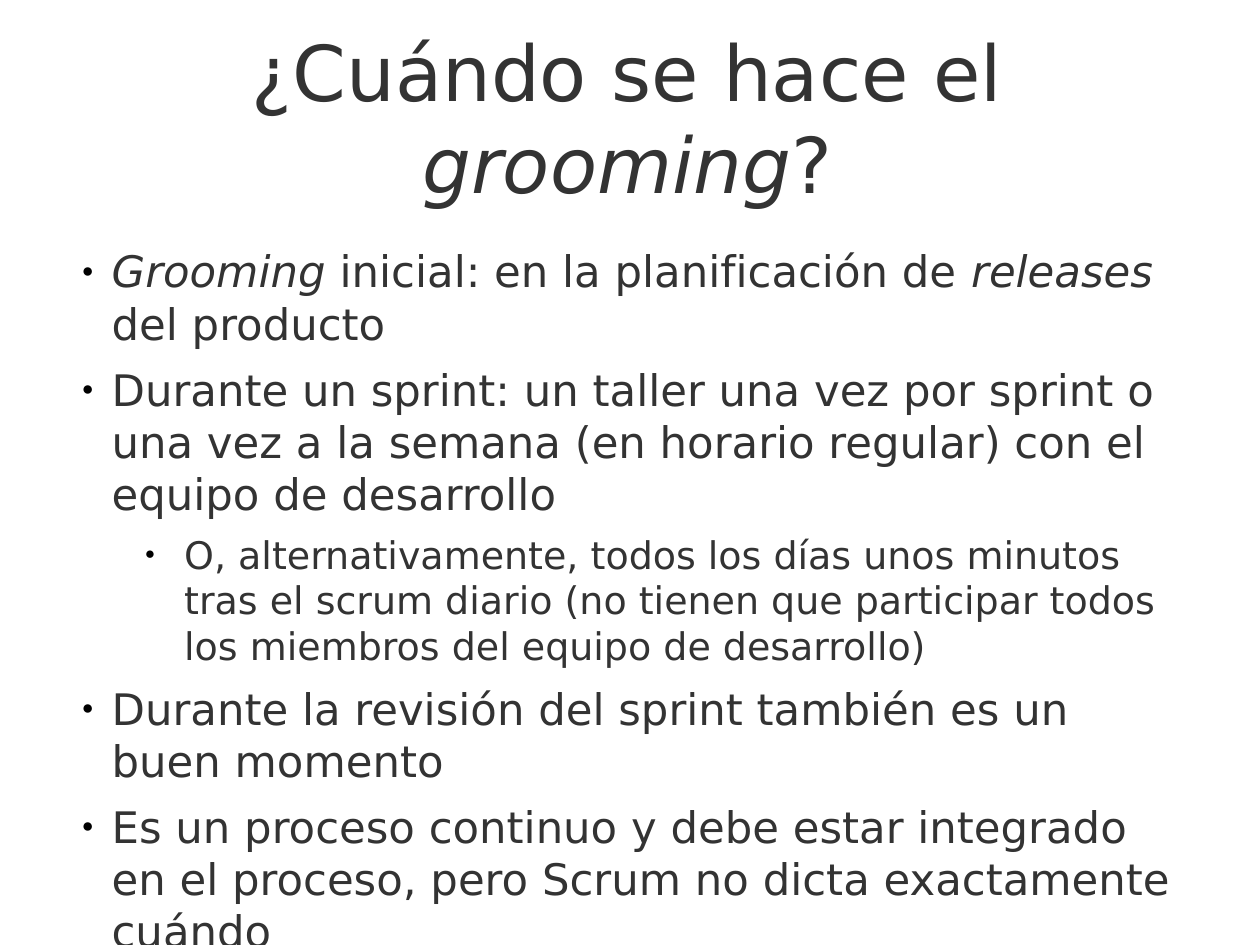
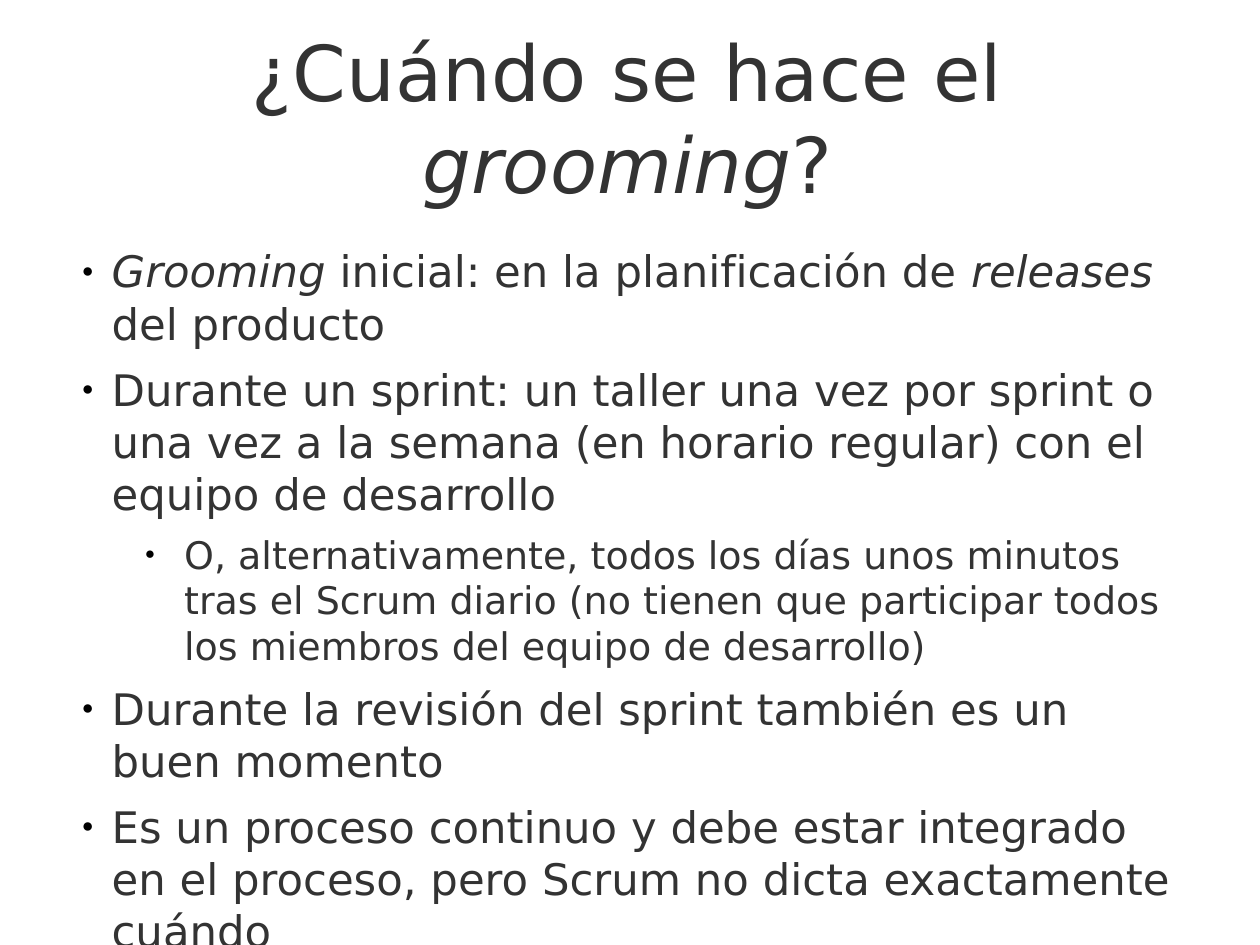
Before and after one commit to UNIZAR-30248-GeProSoft/scrum-slides, a slide deck: slide 15 of 7i_GPS-S05-Scrum-PilaDelProducto.odp. Drawn at 1260x945 pixels with LibreOffice and Linux fonts; fonts in the diff are those of the drawing; background and template pictures are left out. Boxes give left, top, right and bottom in pixels: in the first picture for what was removed or moved away, otherwise in the second. Text is boxed around its words. In the diff, an @@ line names an element or a change of style, - is before the commit and + after.

```diff
--- a/7i_GPS-S05-Scrum-PilaDelProducto.odp
+++ b/7i_GPS-S05-Scrum-PilaDelProducto.odp
@@ text at [184,538,1159,668]: text changed @@
-  ● O, alternativamente, todos los días unos minutos tras el scrum diario (no tienen que participar todos los miembros del equipo de desarrollo)
+  ● O, alternativamente, todos los días unos minutos tras el Scrum diario (no tienen que participar todos los miembros del equipo de desarrollo)
```
Also in this commit, not shown: 12 other slides changed, 1 slide removed, 1 other file.
